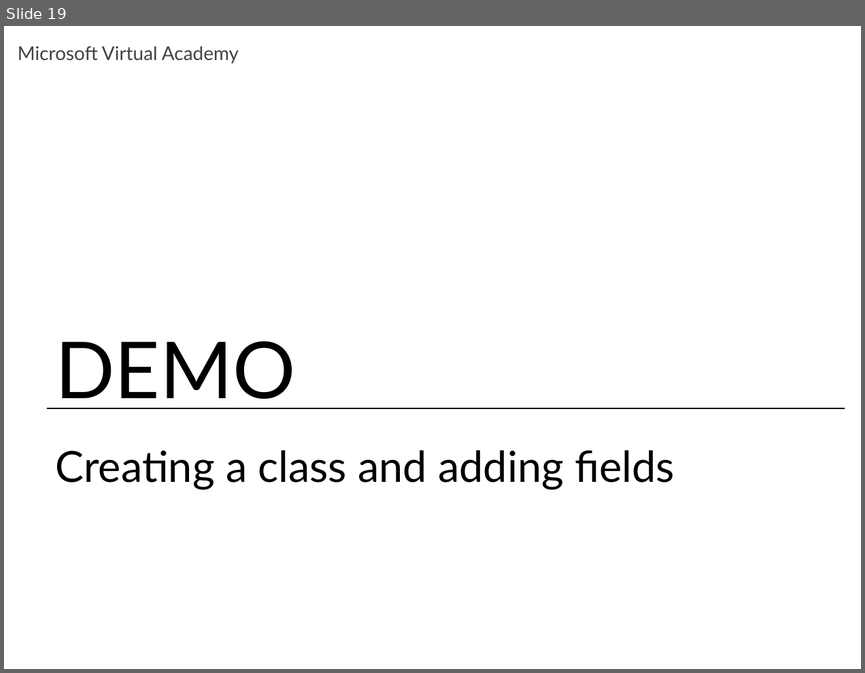
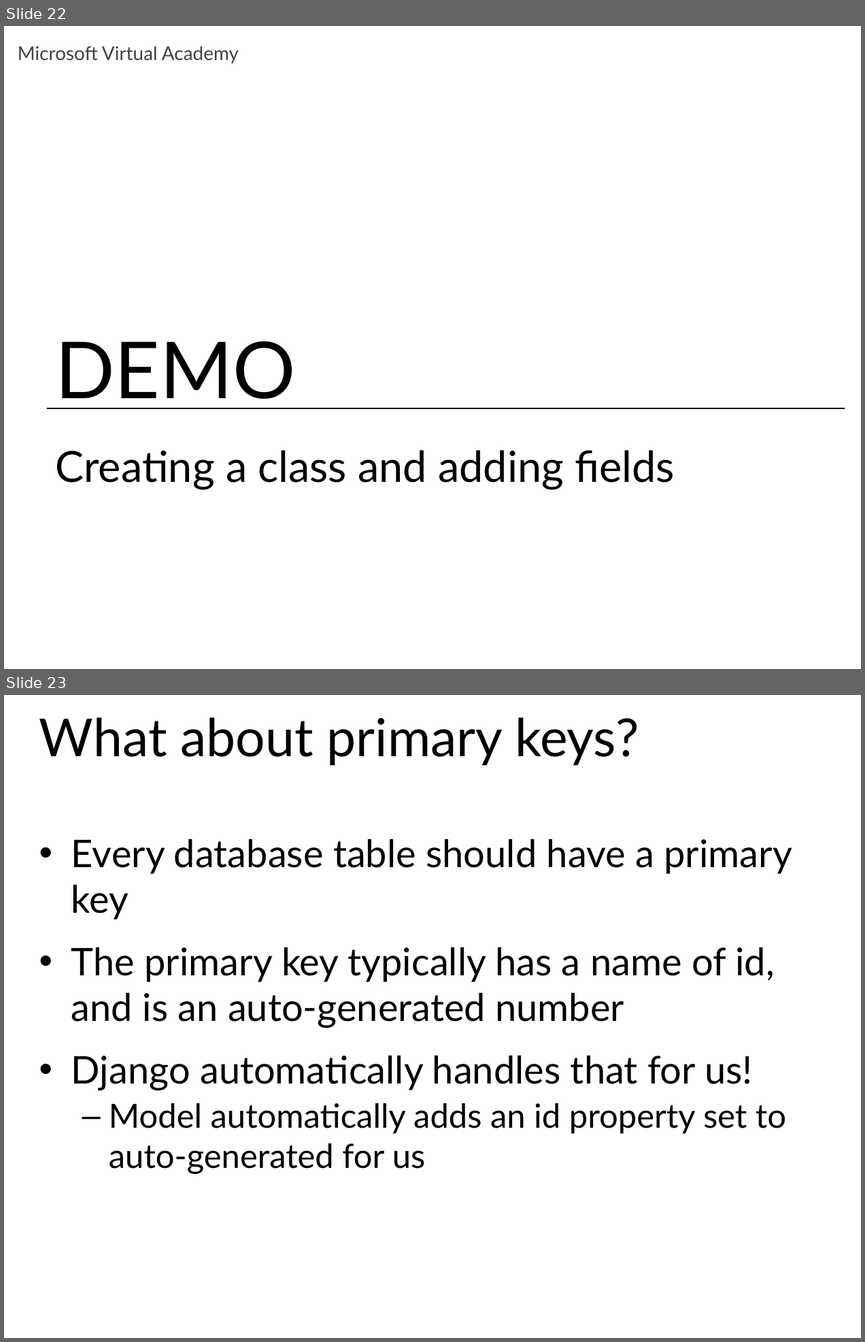
Before and after one commit to maxchv/LearnPython, a slide deck: week12/Models.pptx. Shown one above the other, each under a label of ours: slide 19 before the commit, slides 22 and 23 after it. The pictures are 865x673 and 865x1342 pixels, drawn with LibreOffice and Linux fonts; fonts in the diff are those of the drawing. Boxes give left, top, right and bottom in pixels: in the first picture for what was removed or moved away, otherwise in the second. Text is boxed around its words. In the diff, an @@ line names an element or a change of style, - is before the commit and + after.

```diff
--- a/week12/Models.pptx
+++ b/week12/Models.pptx
@@ slide 23 added at (x1=4, y1=695, x2=861, y2=1338), background #FFFFFF @@
@@ title added at (x1=39, y1=717, x2=639, y2=766), 44 pt, text #000000 @@
+What about primary keys?
@@ text added at (x1=71, y1=838, x2=792, y2=1174), 32 pt, text #000000 @@
+• Every database table should have a primary key
+• The primary key typically has a name of id, and is an auto-generated number
+• Django automatically handles that for us!
+  – Model automatically adds an id property set to auto-generated for us
@@ what was slide 19 is now slide 22 @@
```
Also in this commit, not shown: 6 slides changed, 16 other slides added.
